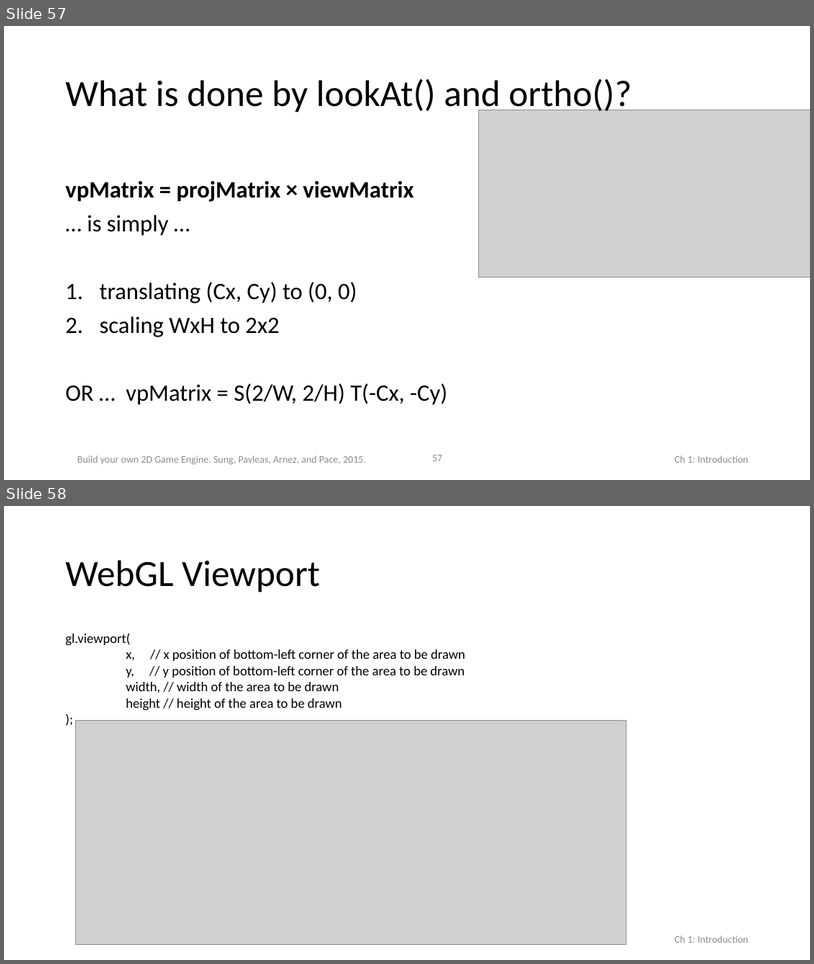
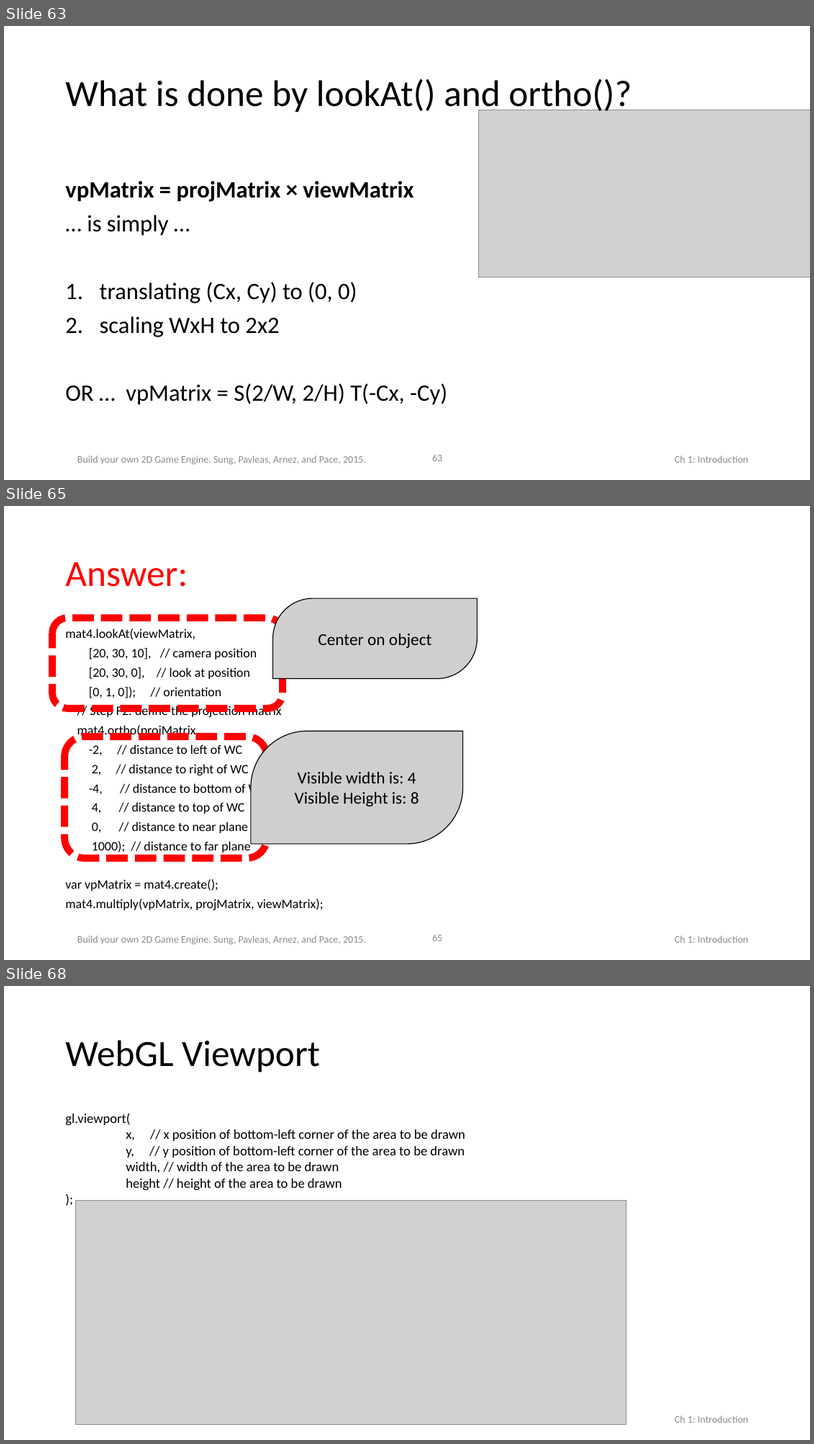
Before and after one commit to HTML5GameEngineGroup/html5engine, a slide deck: Book-PPT/Chap3.pptx. Shown one above the other, each under a label of ours: slides 57 and 58 before the commit, slides 63, 65 and 68 after it; the slides between them are not shown. The pictures are 814x964 and 814x1444 pixels, drawn with LibreOffice and Linux fonts; fonts in the diff are those of the drawing; grey boxes stand for pictures. Boxes give left, top, right and bottom in pixels: in the first picture for what was removed or moved away, otherwise in the second. Text is boxed around its words. In the diff, an @@ line names an element or a change of style, - is before the commit and + after.

```diff
--- a/Book-PPT/Chap3.pptx
+++ b/Book-PPT/Chap3.pptx
@@ slide 65 added at box(4, 506, 810, 960), background #FFFFFF; not listed: 3 template elements that a slide beside it also shows @@
@@ title added at box(65, 562, 188, 587), 44 pt, text #FF0000 @@
+Answer:
@@ round diag rect added at box(273, 599, 478, 679), fill #D0CECE, outline #000000 1 pt, 20 pt, text #000000 @@
+Center on object
@@ rounded rectangle added at box(52, 618, 283, 708), outline #FF0000 8.5 pt dashed @@
@@ text added at box(65, 628, 324, 910), 15.4 pt, text #000000 @@
+mat4.lookAt(viewMatrix,
+[20, 30, 10], // camera position
+[20, 30, 0], // look at position
+[0, 1, 0]); // orientation
+// Step F2: define the projection matrix
+mat4.ortho(projMatrix,
+-2, // distance to left of WC
+2, // distance to right of WC
+-4, // distance to bottom of WC
+4, // distance to top of WC
+0, // distance to near plane
+1000); // distance to far plane
+var vpMatrix = mat4.create();
+mat4.multiply(vpMatrix, projMatrix, viewMatrix);
@@ rounded rectangle added at box(64, 736, 267, 858), outline #FF0000 8.5 pt dashed @@
@@ round diag rect added at box(251, 731, 463, 844), fill #D0CECE, outline #000000 1 pt, 20 pt, text #000000 @@
+Visible width is: 4
+Visible Height is: 8
@@ what was slide 57 is now slide 63 @@
@@ page number at box(432, 454, 442, 461): text changed @@
-57
+63
@@ what was slide 58 is now slide 68 @@
```
Also in this commit, not shown: 1 slide changed, 9 other slides added.
